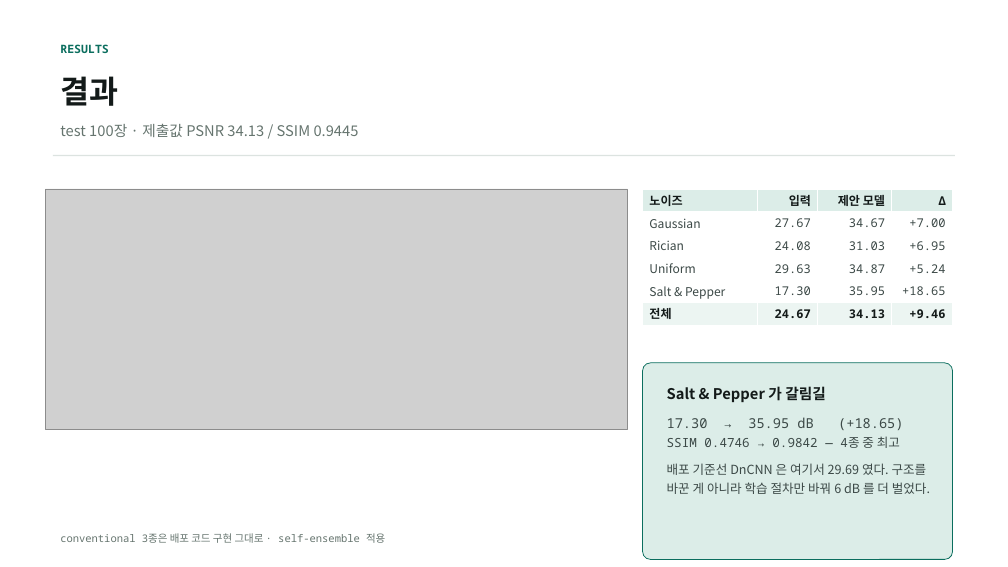
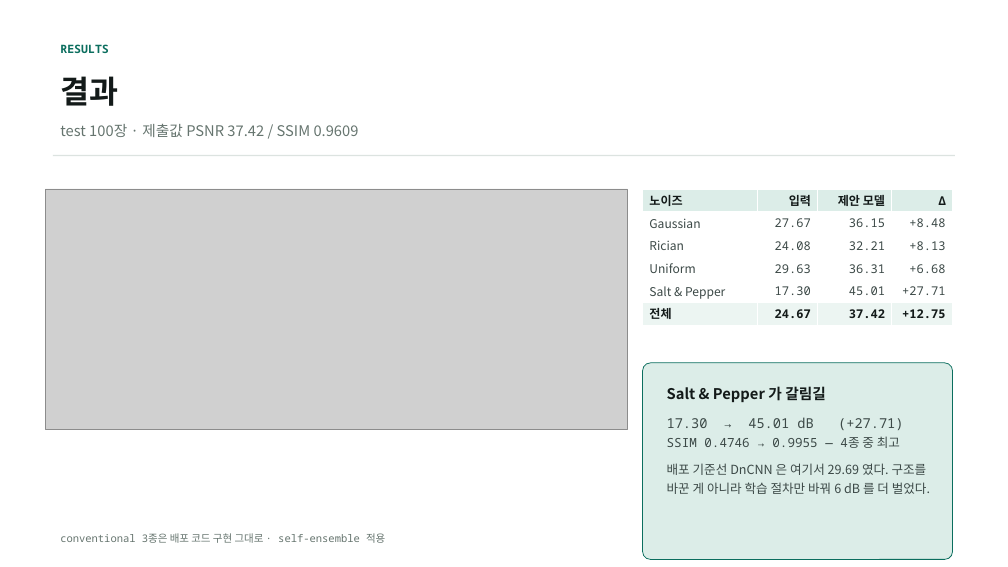
Before and after one commit to kithhooni-commits/ds-practice, a slide deck: slide 5 of 실습5/실습5_denoising_발표.pptx. Drawn at 1008x567 pixels with LibreOffice and Linux fonts; fonts in the diff are those of the drawing; grey boxes stand for pictures. Boxes give left, top, right and bottom in pixels: in the first picture for what was removed or moved away, otherwise in the second. Text is boxed around its words. In the diff, an @@ line names an element or a change of style, - is before the commit and + after.

```diff
--- a/실습5/실습5_denoising_발표.pptx
+++ b/실습5/실습5_denoising_발표.pptx
@@ text at [60,124,359,137]: text changed @@
-test 100장 · 제출값 PSNR 34.13 / SSIM 0.9445
+test 100장 · 제출값 PSNR 37.42 / SSIM 0.9609
@@ table at [643,189,953,325] @@
-row 2, column 3: 34.67
+row 2, column 3: 36.15
-row 2, column 4: +7.00
+row 2, column 4: +8.48
-row 3, column 3: 31.03
+row 3, column 3: 32.21
-row 3, column 4: +6.95
+row 3, column 4: +8.13
-row 4, column 3: 34.87
+row 4, column 3: 36.31
-row 4, column 4: +5.24
+row 4, column 4: +6.68
-row 5, column 3: 35.95
+row 5, column 3: 45.01
-row 5, column 4: +18.65
+row 5, column 4: +27.71
-row 6, column 3: 34.13
+row 6, column 3: 37.42
-row 6, column 4: +9.46
+row 6, column 4: +12.75
@@ text at [667,417,903,448]: text changed @@
-17.30 → 35.95 dB (+18.65)
-SSIM 0.4746 → 0.9842 — 4종 중 최고
+17.30 → 45.01 dB (+27.71)
+SSIM 0.4746 → 0.9955 — 4종 중 최고
```
Also in this commit, not shown: 11 other slides changed, 8 other files.
